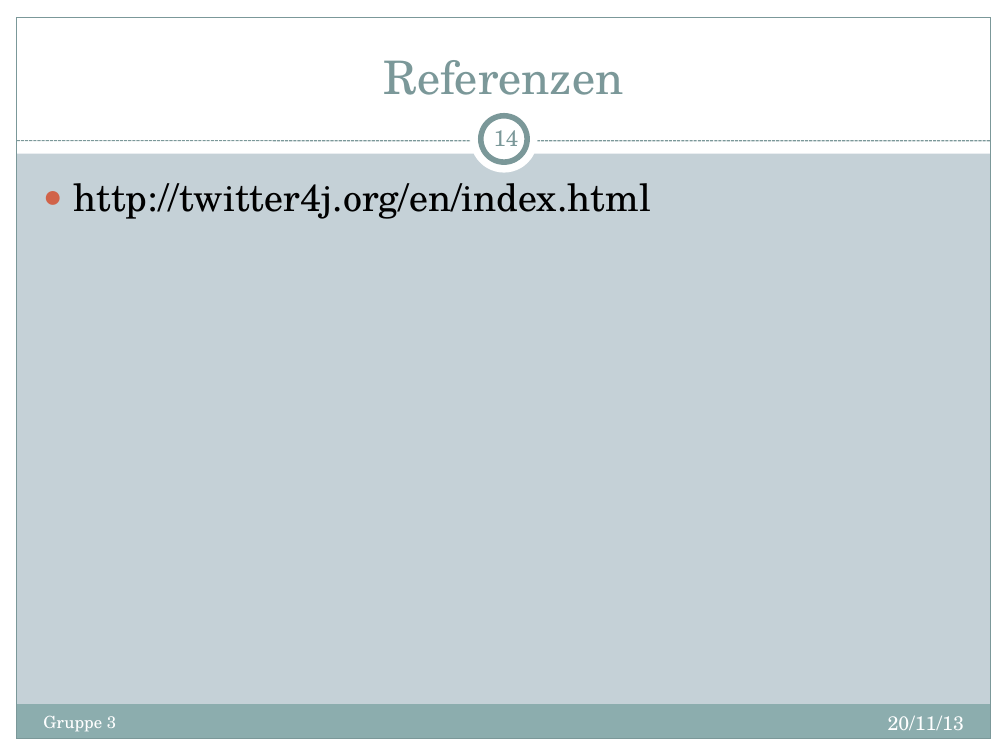
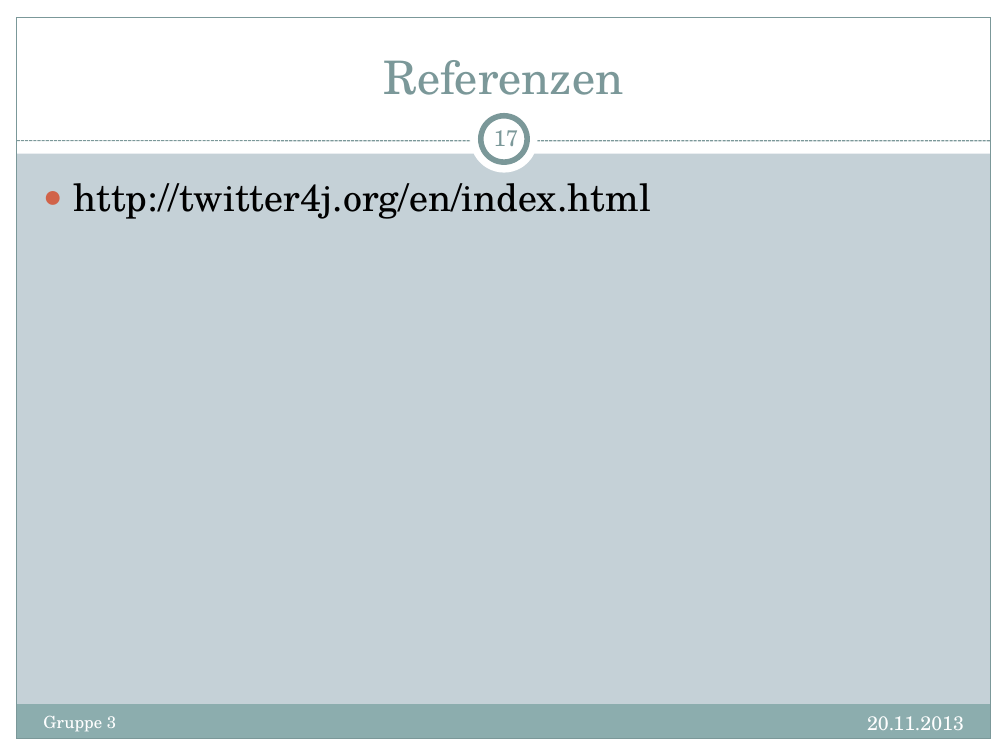
Before and after one commit to d-f/bugfree-octo-ironman, a slide deck: slide 17 of presentations/Termin2.pptx (slide 14 before the commit). Drawn at 1008x756 pixels with LibreOffice and Linux fonts; fonts in the diff are those of the drawing. Boxes give left, top, right and bottom in pixels: in the first picture for what was removed or moved away, otherwise in the second. Text is boxed around its words. In the diff, an @@ line names an element or a change of style, - is before the commit and + after.

```diff
--- a/presentations/Termin2.pptx
+++ b/presentations/Termin2.pptx
@@ page number at (494, 124, 519, 146): text changed @@
-14
+17
@@ text at (867, 716, 964, 730): text changed @@
-20/11/13
+20.11.2013
```
Also in this commit, not shown: 13 other slides changed, 3 slides added, 1 other file.
